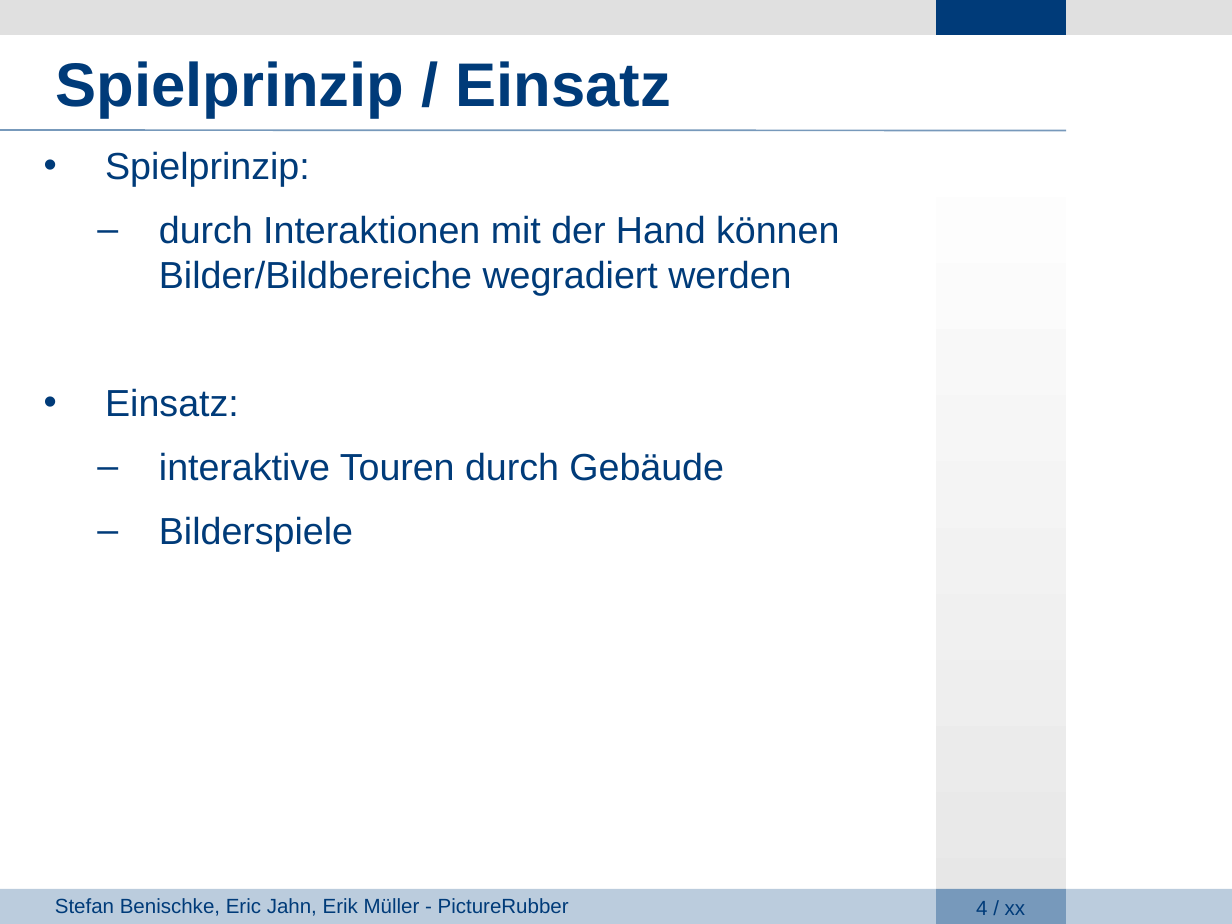
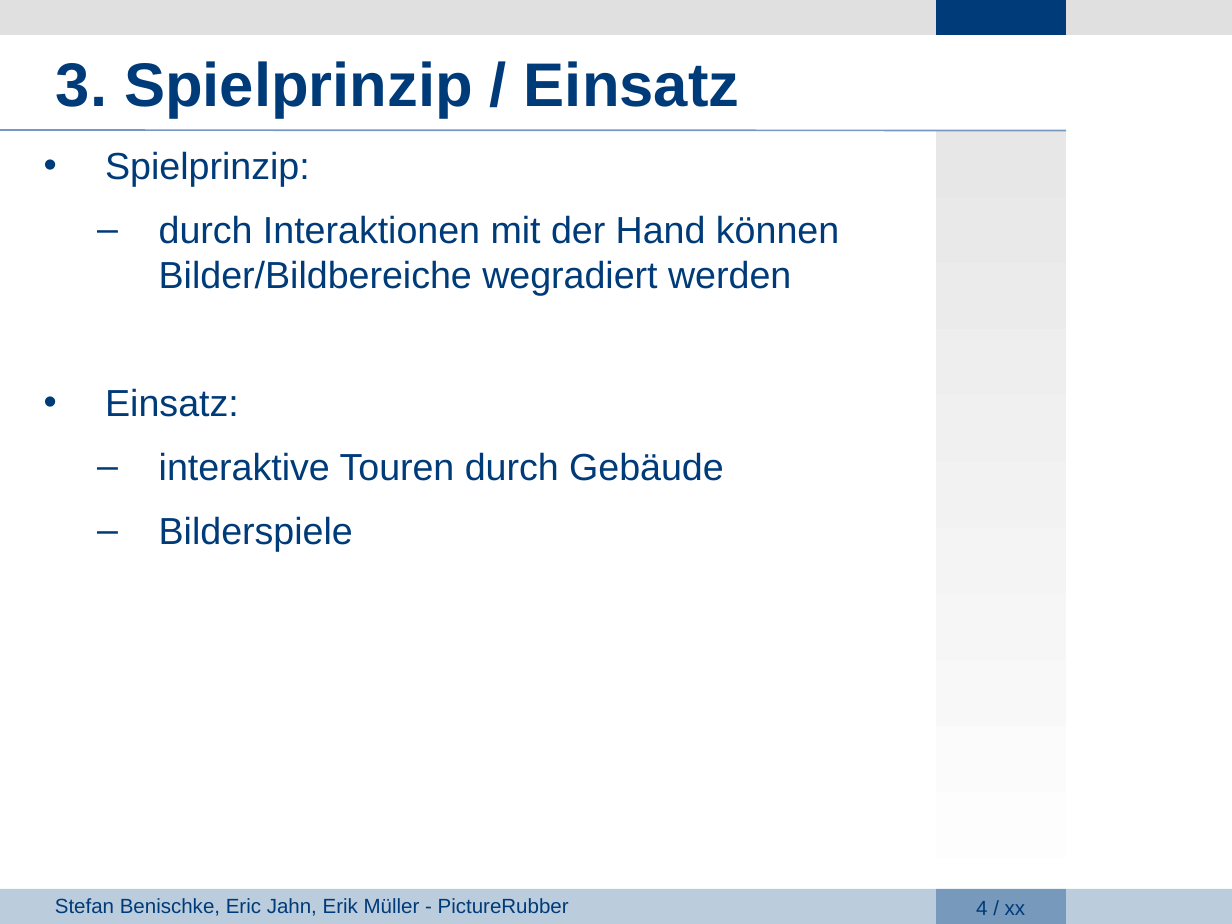
Before and after one commit to giuliarouge/picturerubber, a slide deck: slide 4 of Präsentation.ppt. Drawn at 1232x924 pixels with LibreOffice and Linux fonts; fonts in the diff are those of the drawing; background and template pictures are left out. Boxes give left, top, right and bottom in pixels: in the first picture for what was removed or moved away, otherwise in the second. Text is boxed around its words. In the diff, an @@ line names an element or a change of style, - is before the commit and + after.

Commit message:
updated presentation

```diff
--- a/Präsentation.ppt
+++ b/Präsentation.ppt
@@ text at box(56, 61, 739, 118): text changed @@
-Spielprinzip / Einsatz
+3. Spielprinzip / Einsatz
@@ text "Spielprinzip:" at box(105, 151, 839, 551): indent changed @@
@@ rectangle at box(936, 131, 1066, 924): fill gradient #FFFFFF to #E7E7E7 to gradient #E7E7E7 to #FFFFFF @@
```
Also in this commit, not shown: 9 other slides changed.
